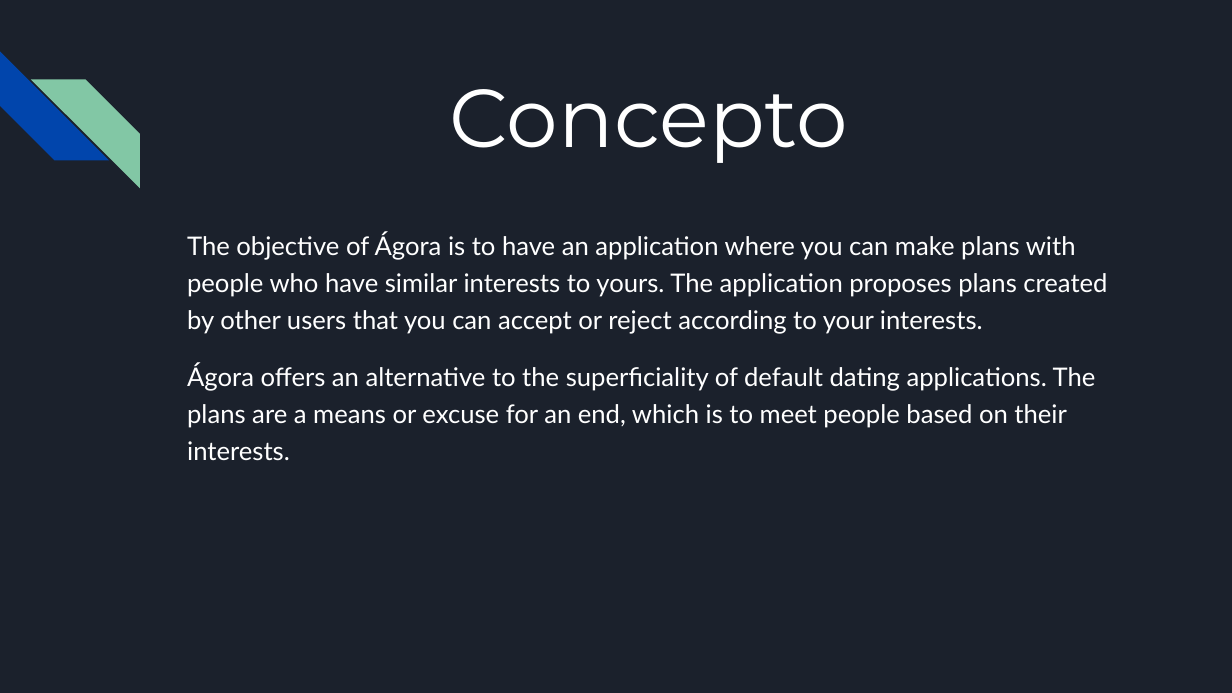
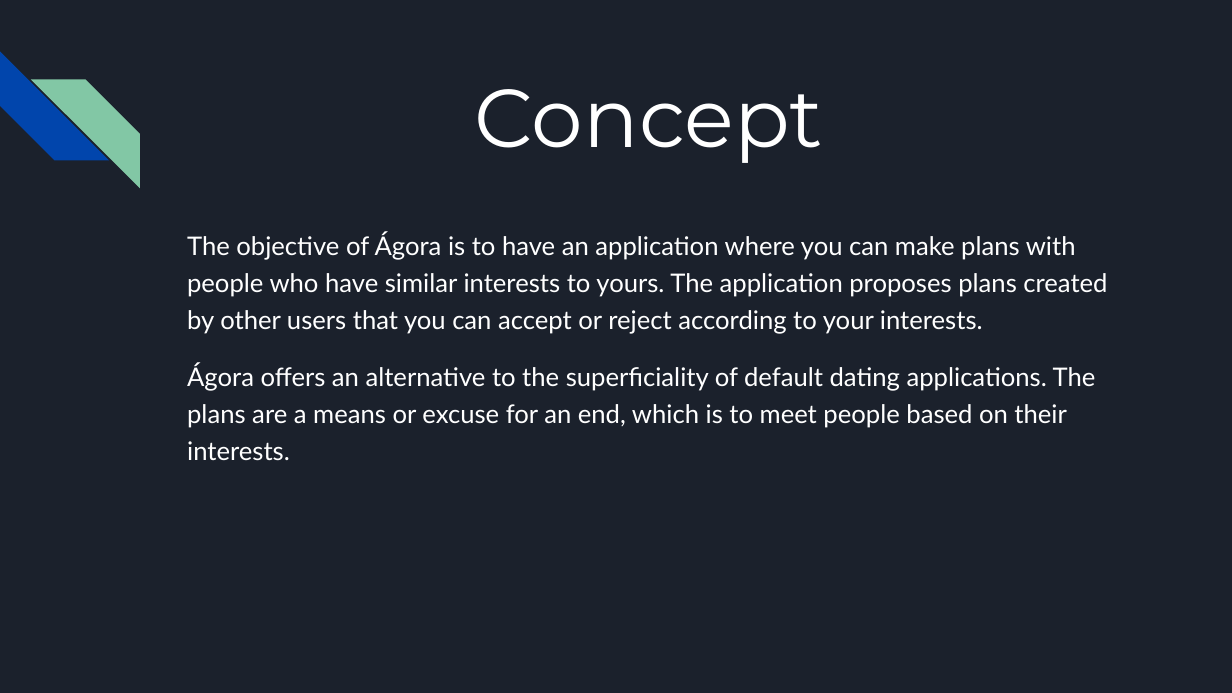
Before and after one commit to Salexmineralex/Salexmineralex, a slide deck: slide 2 of agoraimages/Agora(English).pptx. Drawn at 1232x693 pixels with LibreOffice and Linux fonts; fonts in the diff are those of the drawing. Boxes give left, top, right and bottom in pixels: in the first picture for what was removed or moved away, otherwise in the second. Text is boxed around its words. In the diff, an @@ line names an element or a change of style, - is before the commit and + after.

Commit message:
Changes in Agora pptx

```diff
--- a/agoraimages/Agora(English).pptx
+++ b/agoraimages/Agora(English).pptx
@@ title at (x1=475, y1=89, x2=823, y2=163): text changed @@
-Concepto
+Concept
```
Also in this commit, not shown: 2 other files.
